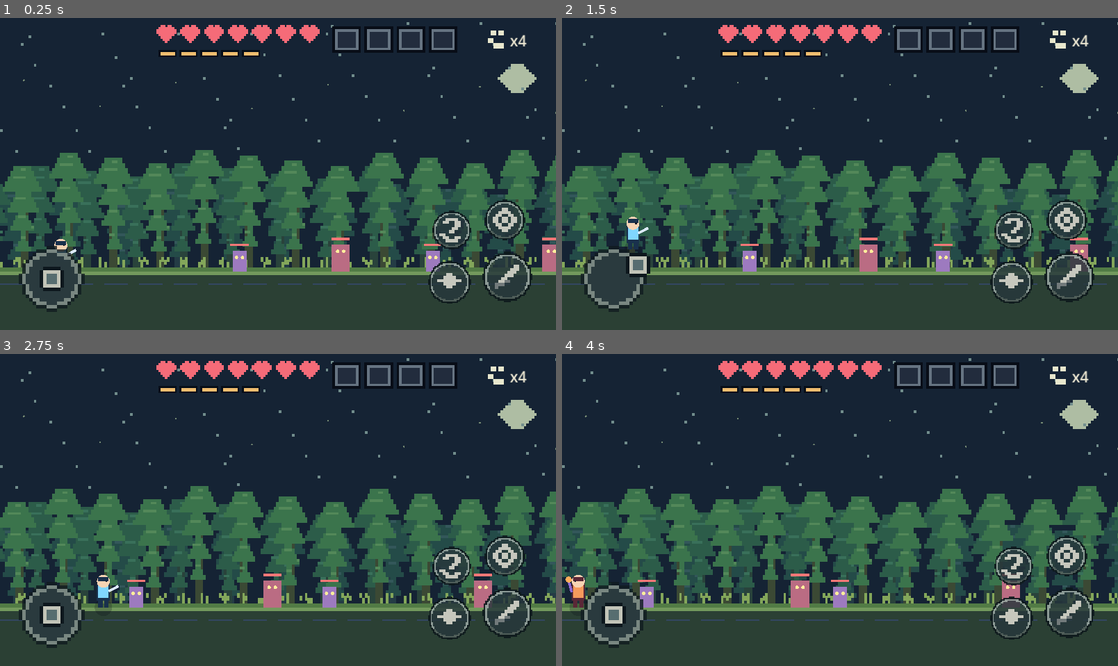
Above: before the commit, frames 1-4 (two rows, left to right).
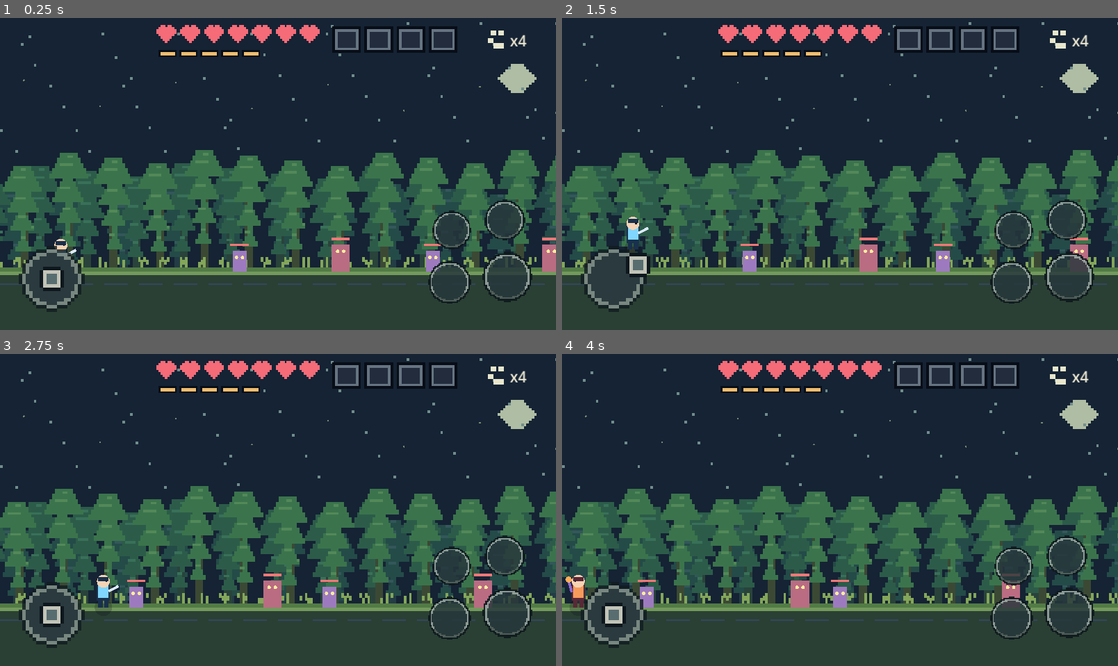
Above: after the commit, the same moments.

Repository: ogw07222-tech/eclipse
Game: Godot game, scene res://scenes/main.tscn
Same seed, same stepped clock (60 frames per second), same inputs: the game is played once before the commit and once after it.
Inputs (mouse positions are in pixels of both pictures, inside the frame that each line leads up to):
- Up to frame 1 (0.25 s): no input
- Up to frame 2 (1.5 s): click (1067, 276) at 0.52 s; tap Enter at 1.25 s; drag from (612, 276) to (895, 105) at 1.27 s
- Up to frame 3 (2.75 s): drag from (166, 525) to (250, 572) at 2.02 s
- Up to frame 4 (4 s): move the mouse to (895, 441) at 2.77 s; hold A (left) 2.78-3.5 s; tap L (swap) at 2.85 s; tap J (attack) at 3.05 s; drag from (812, 572) to (673, 463) at 3.52 s

The runs differ from the first frame. In frame 1, 0.5% of the frame differs, in the area x 78-94%, y 60-87%; in frame 2, 0.5%; in frame 3, 0.5%; in frame 4, 0.5%.

Commit message:
feat: load action button symbols from committed PNG textures

Diff:
--- a/scripts/pixel_action_icon.gd
+++ b/scripts/pixel_action_icon.gd
@@ -1,25 +1,27 @@
 extends Control
-# Design Guideline 1: 8x8 coarse pixel glyphs at 6 screen pixels per art pixel.
+# Action button artwork is loaded from committed PNG assets, never drawn pixel-by-pixel.
 var action := "attack"
-const PIXELS := {
-	"attack": ["......WW",".....WWW","....WWW.","...WWW..","..WW....",".WWKK...","KKK.....","K......."],
-	"dash": ["........","...WW...","..WWWW..","WWWWWWWW","..WWWW..","...WW...","........","........"],
-	"swap": ["..WWWW..",".WW..WW.",".....WW.","....WW..","...WW...","WW......",".WW..WW.","..WWWW.."],
-	"skill": ["...WW...","..WWWW..",".WW..WW.","WW.WW.WW","WW.WW.WW",".WW..WW.","..WWWW..","...WW..."]
+const ICONS := {
+	"attack": "res://assets/ui/attack.png",
+	"dash": "res://assets/ui/dash.png",
+	"swap": "res://assets/ui/swap.png",
+	"skill": "res://assets/ui/skill.png"
 }
+var icon_texture: Texture2D
+
 func _ready() -> void:
 	mouse_filter = Control.MOUSE_FILTER_IGNORE
+	var path: String = ICONS.get(action, ICONS["attack"])
+	if ResourceLoader.exists(path):
+		icon_texture = load(path)
+	else:
+		push_warning("ECLIPSE action icon PNG missing: " + path)
 	queue_redraw()
 
 func _draw() -> void:
-	var rows: Array = PIXELS.get(action, PIXELS["attack"])
-	var block := 7.0
-	var offset := ((size - Vector2(56.0, 56.0)) * 0.5).round()
-	for y in range(8):
-		var row: String = rows[y]
-		for x in range(8):
-			var symbol := row.substr(x, 1)
-			if symbol == ".":
-				continue
-			draw_rect(Rect2(offset + Vector2(x, y) * block, Vector2(block, block)),
-				Color("#c6c7bd") if symbol == "W" else Color("#727a7b"))
+	if icon_texture == null:
+		return
+	var width := minf(size.x, size.y) * 0.64
+	var origin := ((size - Vector2(width, width)) * 0.5).round()
+	draw_set_transform(Vector2.ZERO)
+	draw_texture_rect(icon_texture, Rect2(origin, Vector2(width, width)), false)
